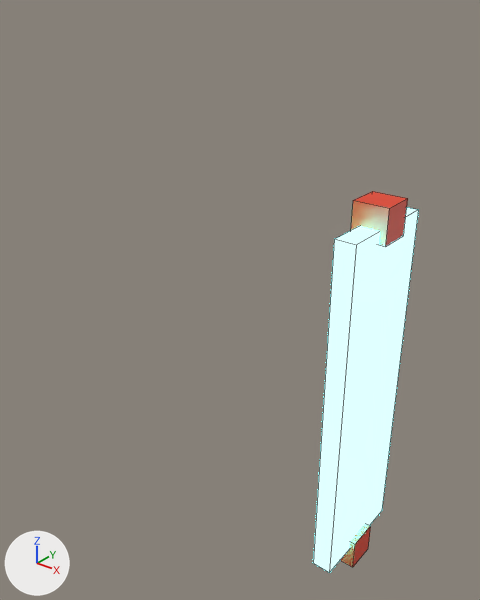
Renders of the Blender file asset/portal.blend from each side of a commit.
One viewpoint serves both versions: a camera (50 mm lens) standing at (7.67, -8.83, 6.55) and looking at (0.41, 0.24, 0.92). Every picture has the same lights, and +X, +Y and +Z are marked at lower left. Mesh edges are drawn as thin lines.

In view in the first picture: 'Cube', 'Куб', 'Куб.001'.
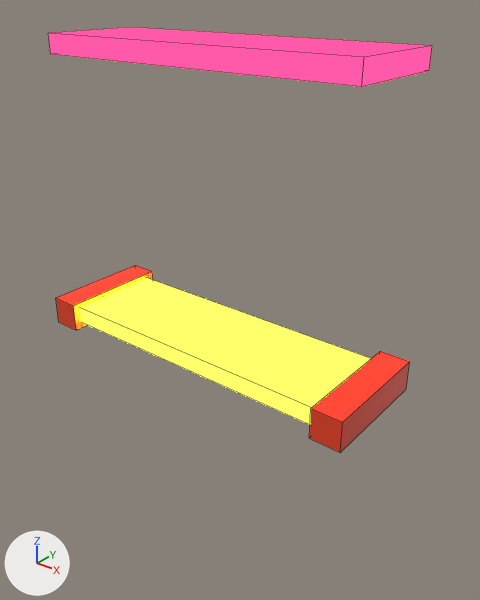
Location of each change, (x1, y1, x2, y2) in pixels of the pictures (480 x 600 px):
'Cube', recoloured, moved, turned
    before: (313, 208, 418, 573)
    after: (48, 27, 432, 87)
'Cube.001', added (yellow)
    after: (80, 278, 370, 425)
'Куб.001', moved, rescaled (76% wider, 81% taller)
    before: (351, 191, 408, 247)
    after: (309, 351, 410, 453)
'Куб', moved, rescaled
    before: (341, 523, 371, 567)
    after: (56, 265, 153, 330)

What changed in the scene script:
```text
Change mat_material:
    mat_material.base_color: (0.0375, 0.979, 1.0) -> (1.0, 0.0051, 0.0199)  # cyan #36fdff -> red #ff1027
Add mat_material_001:
    mat_material_001 = emission_material('Material.001')
    mat_material_001.base_color = (1.0, 0.96, 0.00731)  # yellow #fffa15
    mat_material_001.strength = 20.0
Add me_cube_001:
    me_cube_001.from_pydata(...)  # a box spanning x -1.0..1.0, y -1.0..1.0, z -1.0..1.0
    me_cube_001.materials.append(mat_material_001)  # yellow #fffa15
Change ob_cube:
    ob_cube.location: (3.31, 0.0, 0.0) -> (0.21, 0.0, 5.48)
    ob_cube.rotation_euler: (0.0, 0.0, 0.0) -> (0.0, 1.571, 0.0)  # degrees (0, 0, 0) -> degrees (0, 90, 0)
Change ob_куб:
    ob_куб.location: (3.3, 0.0, -3.27) -> (-3.28, 0.0, 0.0)
    ob_куб.scale: (0.297, 0.297, 0.297) -> (0.297, 1.17, 0.297)
Change ob_куб_001:
    ob_куб_001.location: (3.3, 0.0, 3.26) -> (3.3, 0.0, 0.0)
    ob_куб_001.scale: (0.297, 0.297, 0.297) -> (0.297, 1.17, 0.297)
Add ob_cube_001:
    ob_cube_001 = bpy.data.objects.new('Cube.001', me_cube_001)
    ob_cube_001.location = (-0.03, 0.0, 0.01)
    ob_cube_001.rotation_euler = (0.0, 1.571, 0.0)  # degrees (0, 90, 0)
    ob_cube_001.scale = (0.176, 1.0, 3.18)
```
